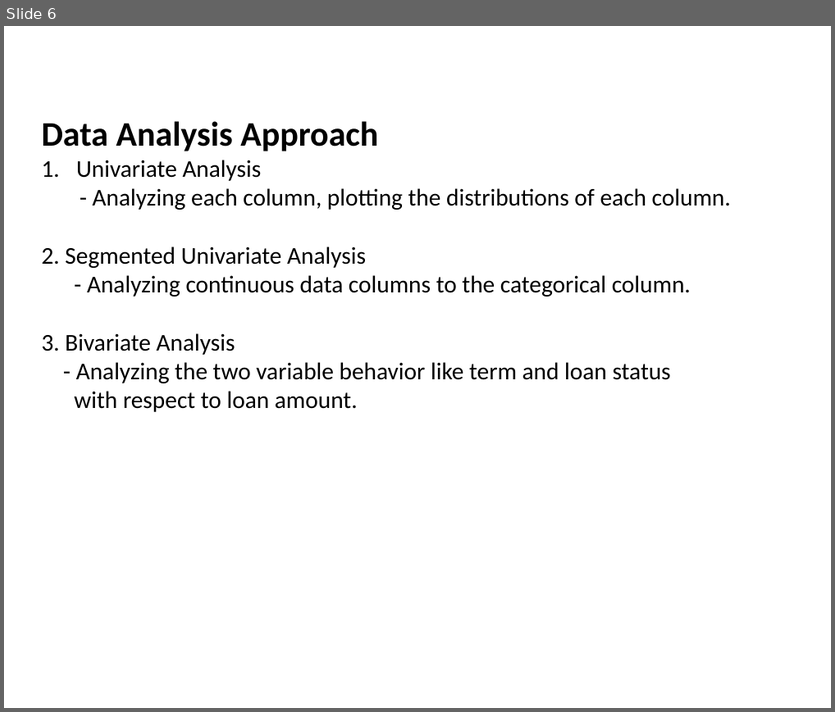
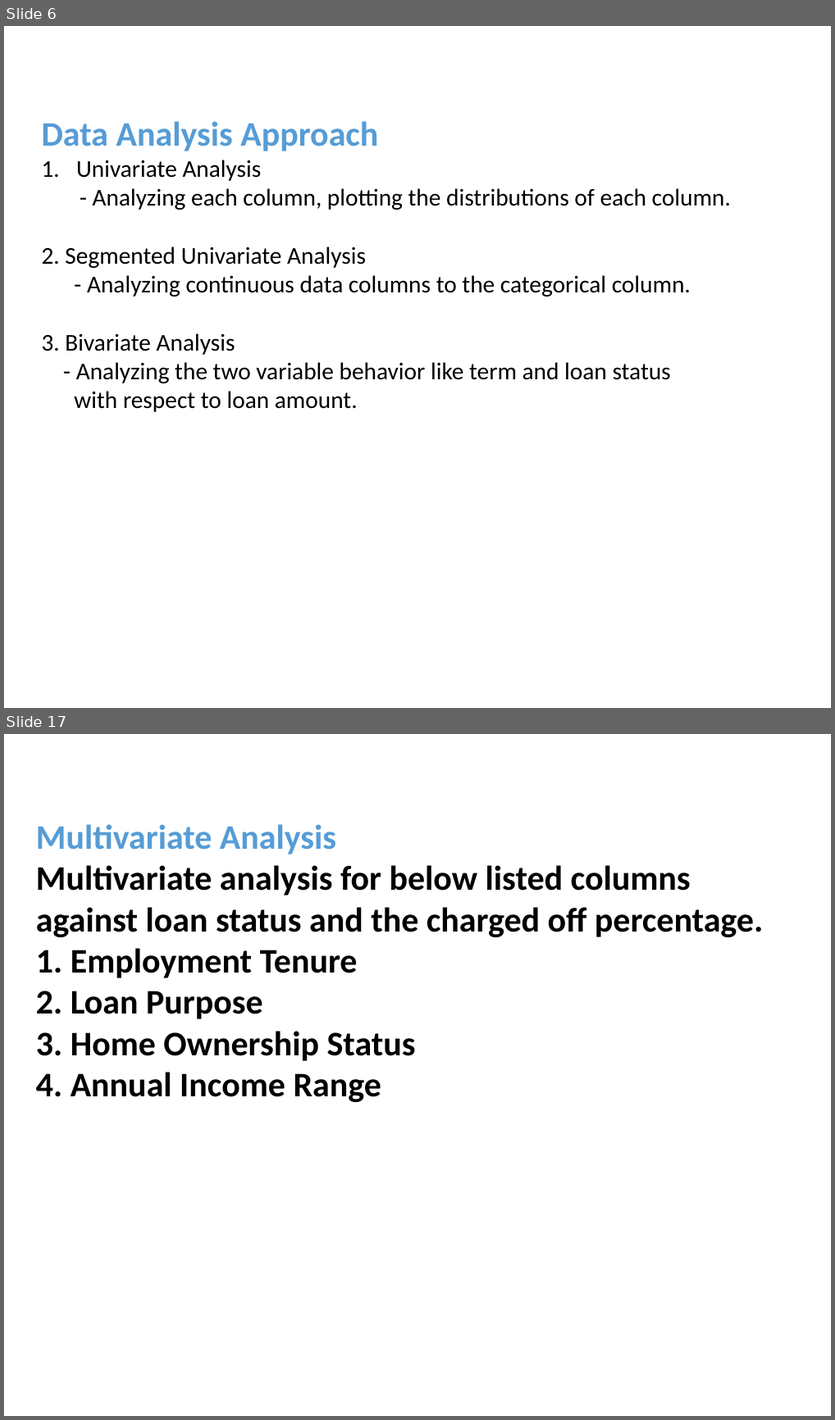
Before and after one commit to pankaj8blr/lendingClub, a slide deck: lending_club_case_study.pptx. Shown one above the other, each under a label of ours: slide 6 before the commit, slides 6 and 17 after it; the slides between them are not shown. The pictures are 835x712 and 835x1420 pixels, drawn with LibreOffice and Linux fonts; fonts in the diff are those of the drawing; background and template pictures are left out. Boxes give left, top, right and bottom in pixels: in the first picture for what was removed or moved away, otherwise in the second. Text is boxed around its words. In the diff, an @@ line names an element or a change of style, - is before the commit and + after.

```diff
--- a/lending_club_case_study.pptx
+++ b/lending_club_case_study.pptx
@@ slide 17 added at box(4, 734, 831, 1416), background #FFFFFF @@
@@ text added at box(36, 824, 762, 1102), 40 pt, text #000000, bold @@
+Multivariate Analysis
+Multivariate analysis for below listed columns against loan status and the charged off percentage.
+1. Employment Tenure
+2. Loan Purpose
+3. Home Ownership Status
+4. Annual Income Range
@@ slide 6 changed as well @@
@@ text at box(42, 121, 378, 151): text colour #000000 to #569CD6 in "Data Analysis Approach" @@
```
Also in this commit, not shown: 4 other slides changed, 14 other slides added, 1 slide removed, 2 other files.
